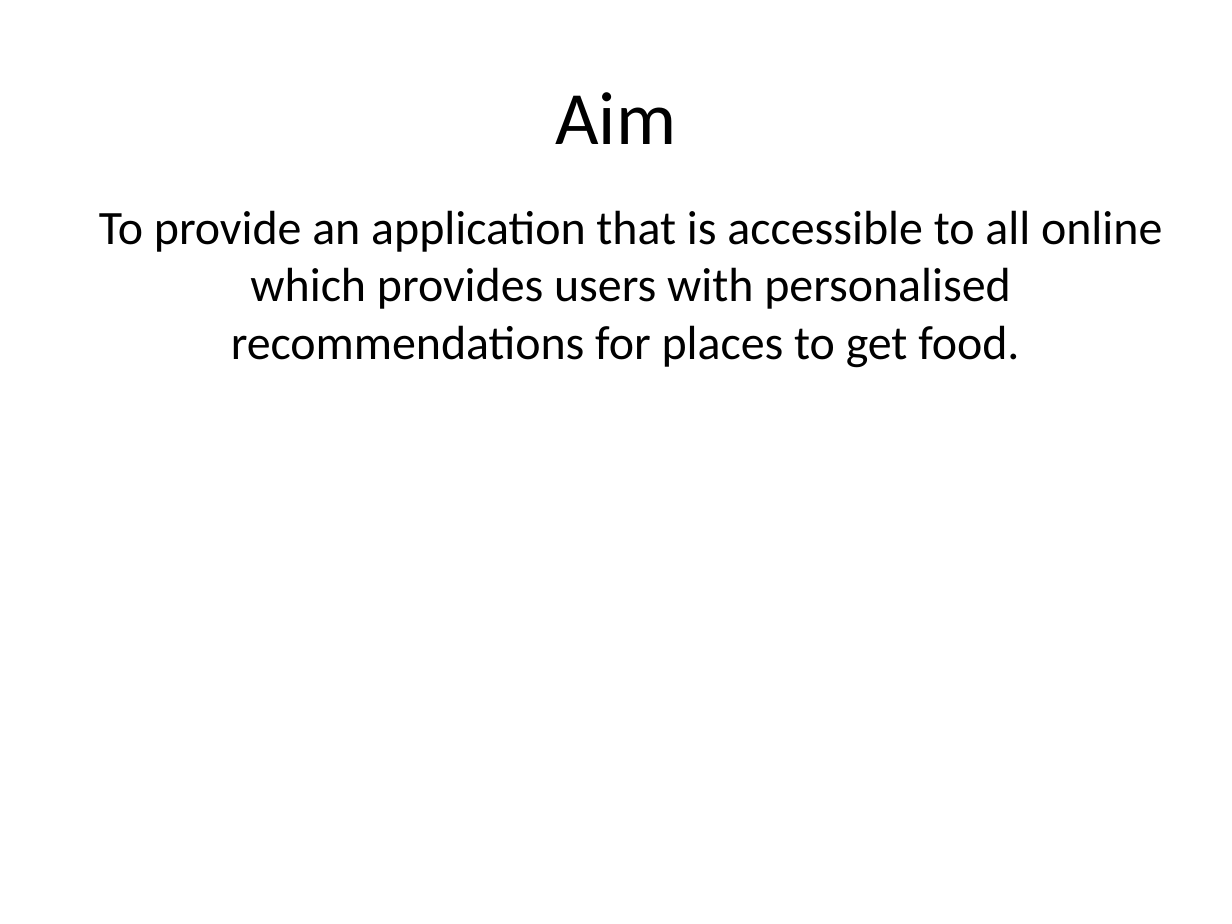
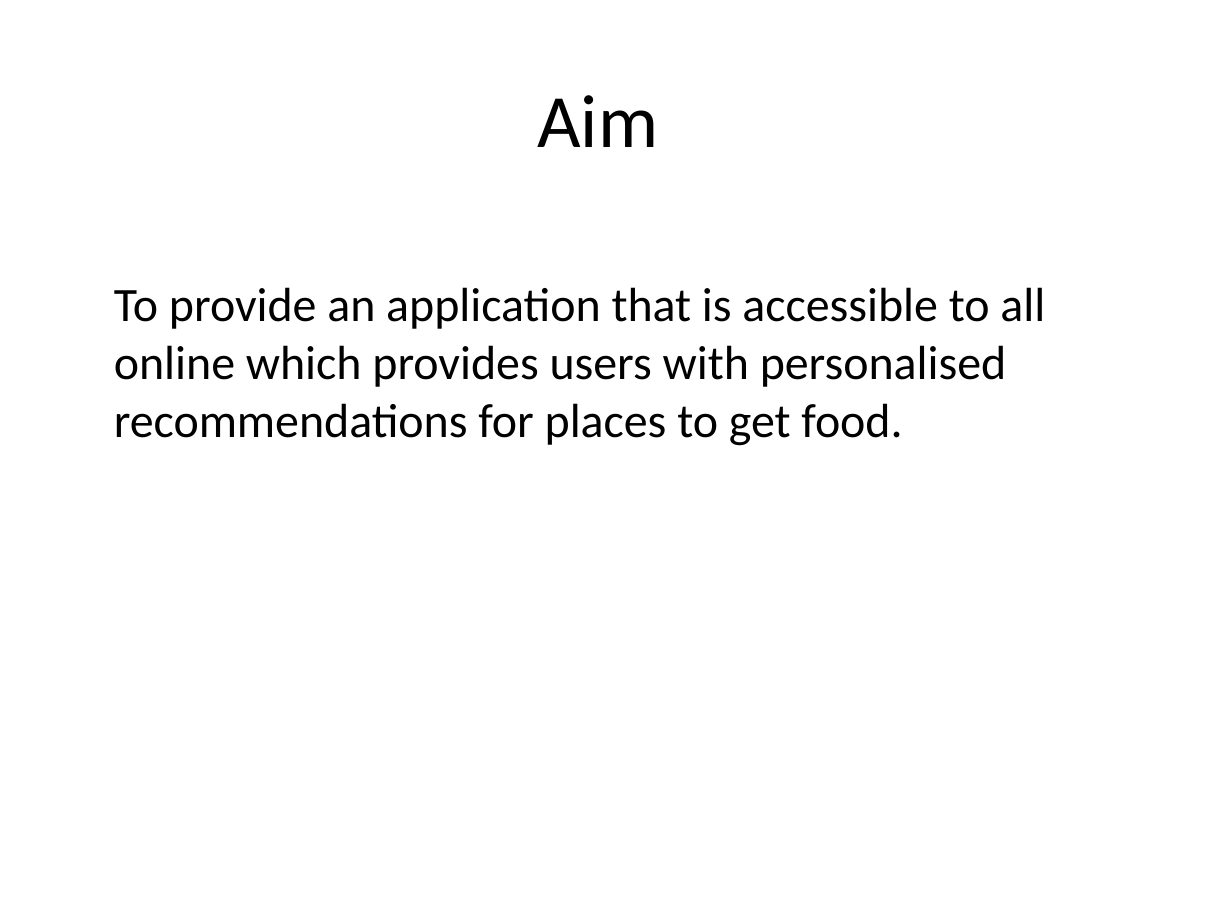
Before and after one commit to isaac-jordan/GrubGrabber, a slide deck: slide 3 of Design/Grub Grabber.pptx (slide 2 before the commit). Drawn at 1232x924 pixels with LibreOffice and Linux fonts; fonts in the diff are those of the drawing. Boxes give left, top, right and bottom in pixels: in the first picture for what was removed or moved away, otherwise in the second. Text is boxed around its words. In the diff, an @@ line names an element or a change of style, - is before the commit and + after.

```diff
--- a/Design/Grub Grabber.pptx
+++ b/Design/Grub Grabber.pptx
@@ title "Aim": place and size @@
-title "Aim" at (555,92,676,144)
+title "Aim" at (537,95,658,147)
@@ text "To provide an application that ...": place and size @@
-text "To provide an application that ..." at (99,210,1162,368)
+text "To provide an application that ..." at (114,287,1045,446)
@@ text "To provide an application that ..." at (114,287,1045,446): alignment centre to left @@
```
Also in this commit, not shown: 4 other slides changed, 8 slides added, 4 slides removed.
